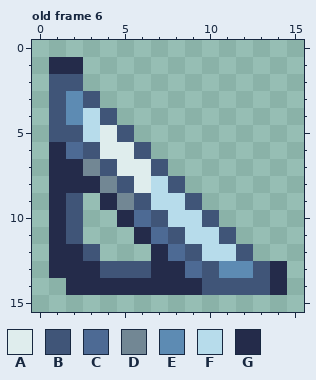
Two states of a pixel-art file, public/assets/graphics/snek-box.ase. Above: the version before the commit.
16x16 pixels, 10 frames. Shown: old frame 6. The commit also changed other frames, which this record leaves out.
Palette (. is transparent): A #dfeded  B #405578  C #4d6a94  D #728794  E #5d8bb3  F #b7dceb  G #242b4a
Pixels before, old frame 6, first column x 1:
 1 GG............
 2 BB............
 3 BEB...........
 4 BEFB..........
 5 BBFAB.........
 6 GCBAAB........
 7 GGDBAAB.......
 8 GGGDBAFB......
 9 GB.GDBFFB.....
10 GB..GCBFFB....
11 GB...GCBFFB...
12 GGB...GCBFFB..
13 GGGBBBGGCBEEBG
14 .GGGGGGGGBBBBG
Now the later version:
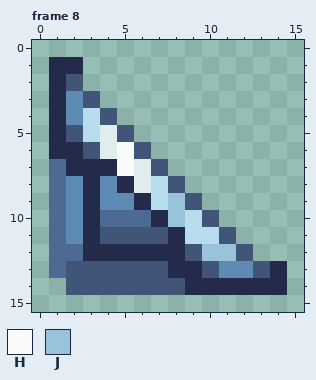
Colours new in this view: H #f8fbfa  J #99c2db
A new or re-ordered frame is compared with the old frame closest to it.
The exact change:
frames 10 -> 8
Frame 8 is new; against old frame 6:
The edit adds colour B in row 11 at x 4 to 5.
Colour C gives way to colour B in row 11 at x 7.
Colour G gives way to colour B in row 11 at x 6; in row 13 at x 2 to 3 and 7; in row 14 at x 2 to 8.
The edit adds colour C in row 10 at x 4.
Colour G gives way to colour C in rows 7 to 9 at x 1; in row 10 at x 1 and 5; in row 11 at x 1; in row 12 at x 1 to 2; in row 13 at x 1.
Colour B gives way to colour E in rows 9 to 11 at x 2.
Colour D gives way to colour E in row 8 at x 4; in row 9 at x 5.
Colour G gives way to colour E in row 8 at x 2; in row 9 at x 4.
The edit adds colour G in rows 9 to 11 at x 3; in row 12 at x 4 to 6.
Colour B gives way to colour G in rows 2 to 5 at x 1; in row 7 at x 4; in row 8 at x 5; in row 9 at x 6; in row 10 at x 7; in row 11 at x 8.
Colour B gives way to colour G in row 12 at x 3; in row 14 at x 10 to 13.
Colour C gives way to colour G in row 6 at x 2; in row 12 at x 8; in row 13 at x 9.
Colour D gives way to colour G in row 7 at x 3.
Colour A gives way to colour H in rows 6 to 7 at x 5.
Colour F gives way to colour J in rows 9 to 10 at x 8; in row 12 at x 10 to 11.
Changed places in both pictures, as pixel boxes (x1, y1, x2, y2):
changed: (49, 74, 270, 295)
